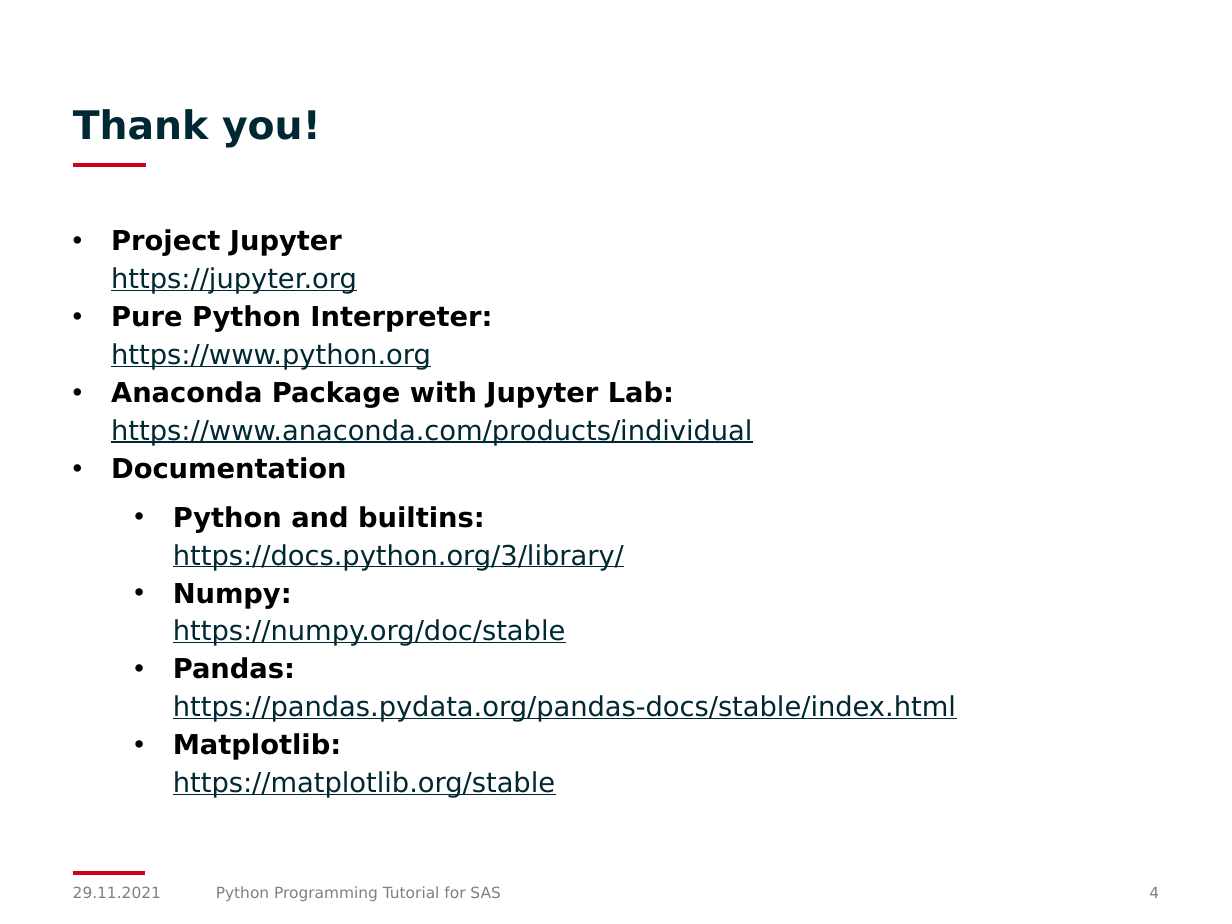
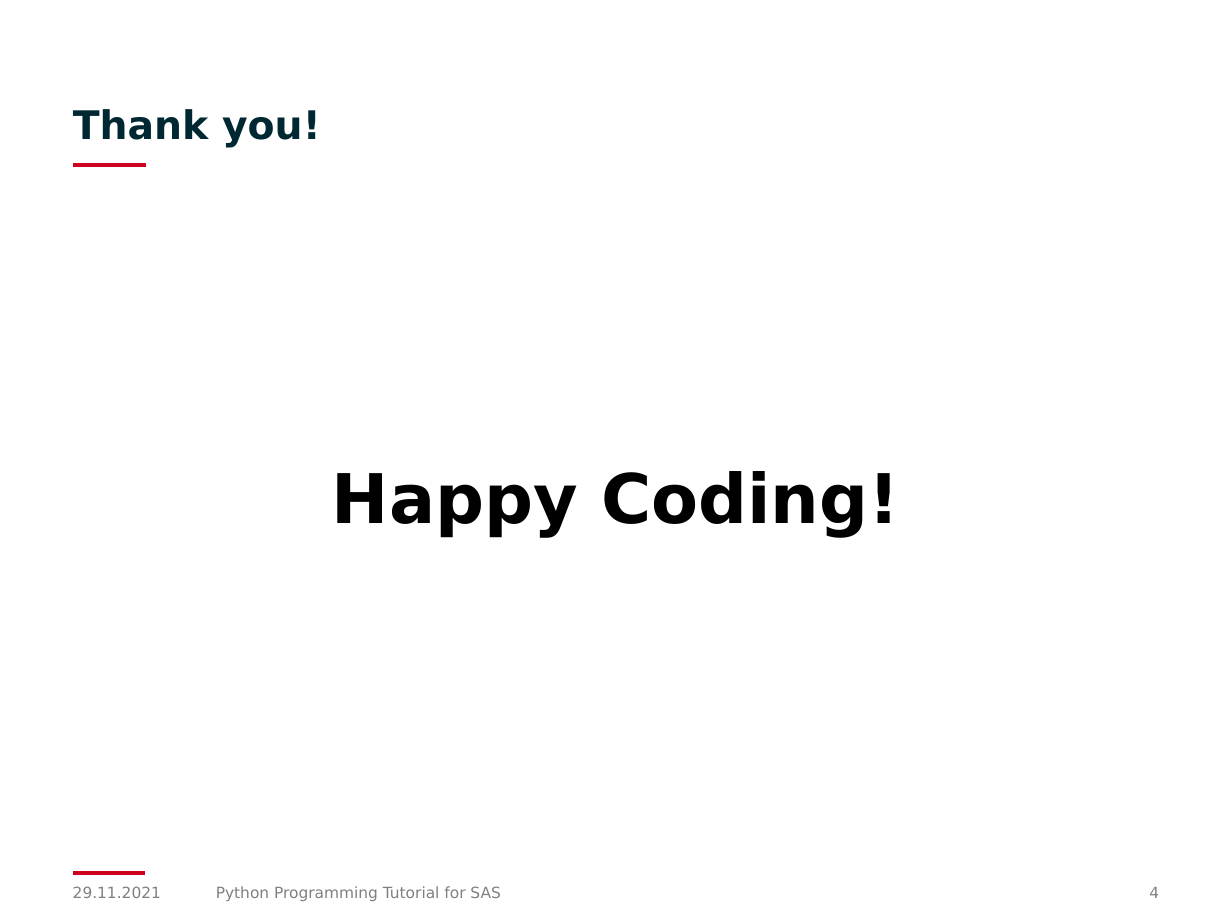
Before and after one commit to BAMresearch/jupyter_tutorial_sas, a slide deck: slide 4 of Programming Tutorial.pptx. Drawn at 1232x924 pixels with LibreOffice and Linux fonts; fonts in the diff are those of the drawing; background and template pictures are left out. Boxes give left, top, right and bottom in pixels: in the first picture for what was removed or moved away, otherwise in the second. Text is boxed around its words. In the diff, an @@ line names an element or a change of style, - is before the commit and + after.

Commit message:
Updated slides

```diff
--- a/Programming Tutorial.pptx
+++ b/Programming Tutorial.pptx
@@ text "Happy Coding!" at (332, 471, 899, 538): vertical alignment top to middle @@
@@ text at (332, 471, 899, 538): text changed; size 16 to 40 pt; text colour #002832 to #000000; bold on @@
-• Project Jupyter
-  https://jupyter.org
-• Pure Python Interpreter:
-  https://www.python.org
-• Anaconda Package with Jupyter Lab:
-  https://www.anaconda.com/products/individual
-• Documentation
-  • Python and builtins:
-    https://docs.python.org/3/library/
-  • Numpy:
-    https://numpy.org/doc/stable
-  • Pandas:
-    https://pandas.pydata.org/pandas-docs/stable/index.html
-  • Matplotlib:
-    https://matplotlib.org/stable
+Happy Coding!
```
Also in this commit, not shown: 3 other slides changed.
